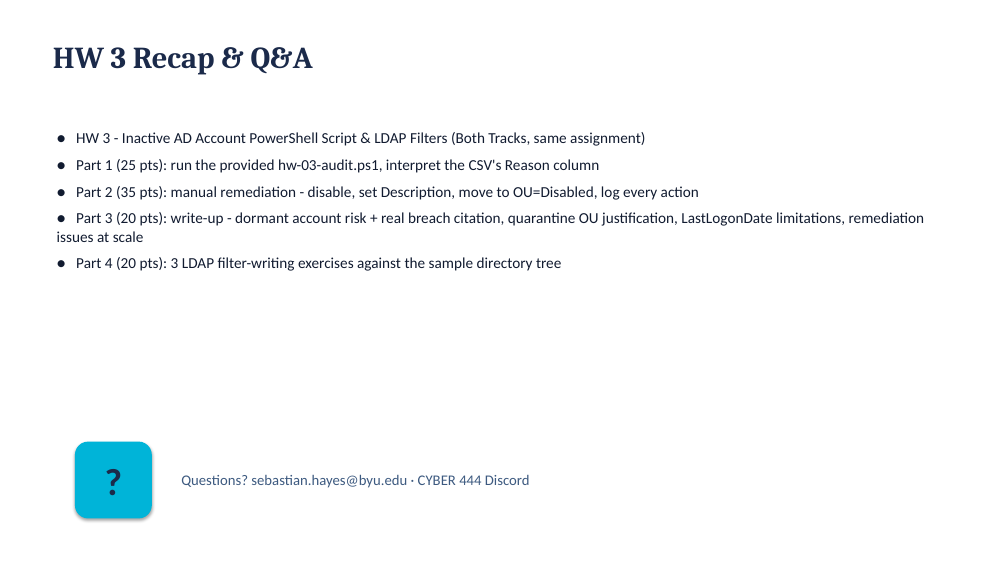
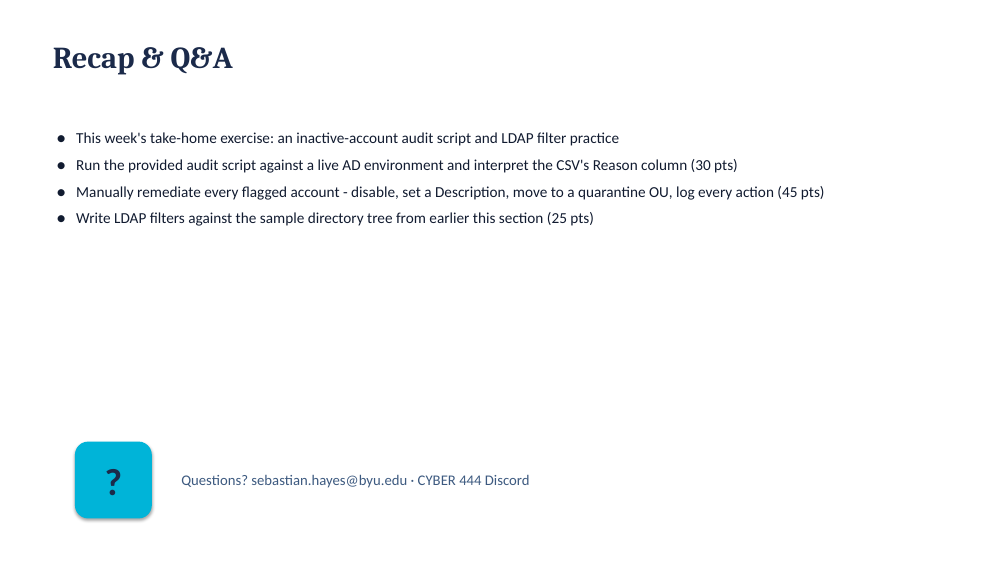
Before and after one commit to BYU-CYBER-444/byu-cyber-444.github.io, a slide deck: slide 74 of lectures/CYBER444_Week03_Windows_Server_Administration.pptx (slide 60 before the commit). Drawn at 1008x567 pixels with LibreOffice and Linux fonts; fonts in the diff are those of the drawing. Boxes give left, top, right and bottom in pixels: in the first picture for what was removed or moved away, otherwise in the second. Text is boxed around its words. In the diff, an @@ line names an element or a change of style, - is before the commit and + after.

Commit message:
week 3 updates

```diff
--- a/lectures/CYBER444_Week03_Windows_Server_Administration.pptx
+++ b/lectures/CYBER444_Week03_Windows_Server_Administration.pptx
@@ text at box(53, 47, 233, 75): text changed @@
-HW 3 Recap & Q&A
+Recap & Q&A
@@ text at box(76, 132, 825, 226): text changed @@
-● HW 3 - Inactive AD Account PowerShell Script & LDAP Filters (Both Tracks, same assignment)
-● Part 1 (25 pts): run the provided hw-03-audit.ps1, interpret the CSV's Reason column
-● Part 2 (35 pts): manual remediation - disable, set Description, move to OU=Disabled, log every action
-● Part 3 (20 pts): write-up - dormant account risk + real breach citation, quarantine OU justification, LastLogonDate limitations, remediation issues at scale
-● Part 4 (20 pts): 3 LDAP filter-writing exercises against the sample directory tree
+● This week's take-home exercise: an inactive-account audit script and LDAP filter practice
+● Run the provided audit script against a live AD environment and interpret the CSV's Reason column (30 pts)
+● Manually remediate every flagged account - disable, set a Description, move to a quarantine OU, log every action (45 pts)
+● Write LDAP filters against the sample directory tree from earlier this section (25 pts)
```
Also in this commit, not shown: 14 other slides changed, 15 slides added, 1 slide removed, 2 other files.
